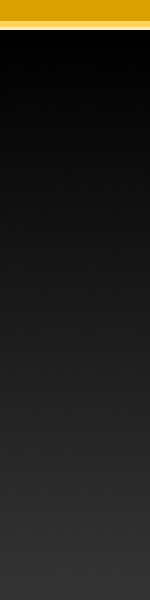
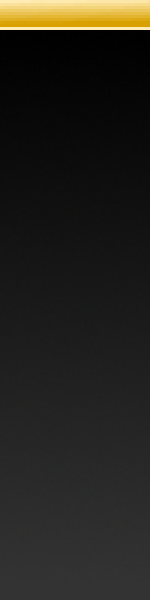
Layered file, before and after one edit (w=150, h=600). Changes by layer:
painted on "Hintergrund" over box(0, 0, 150, 27)
